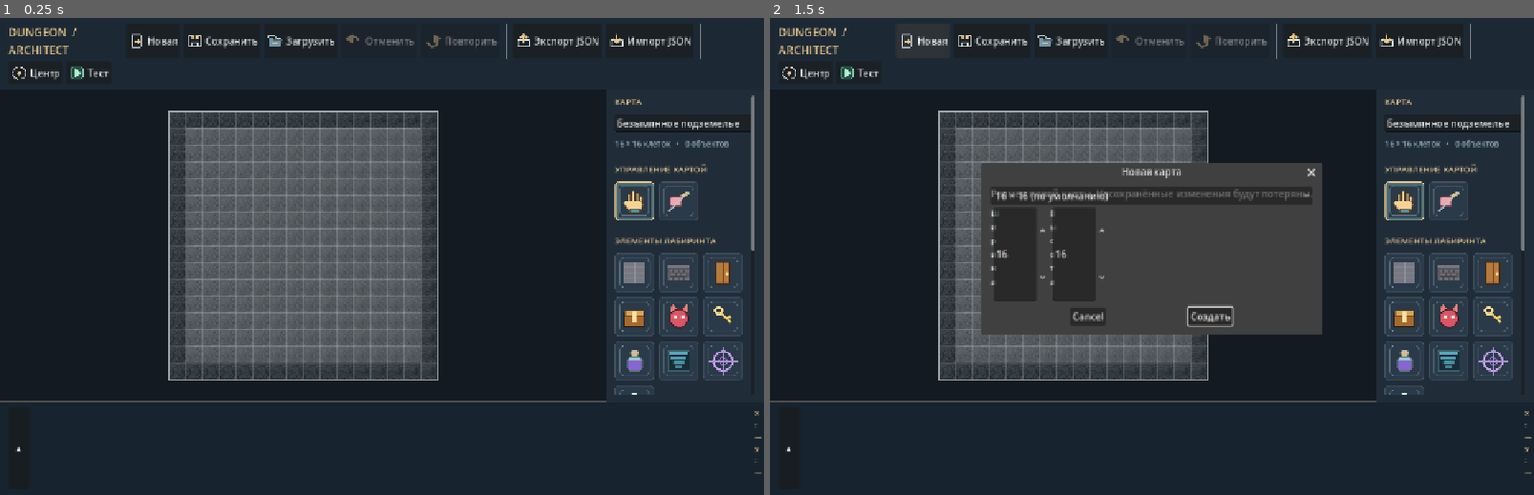
Above: before the commit, frames 1-2 (left to right).
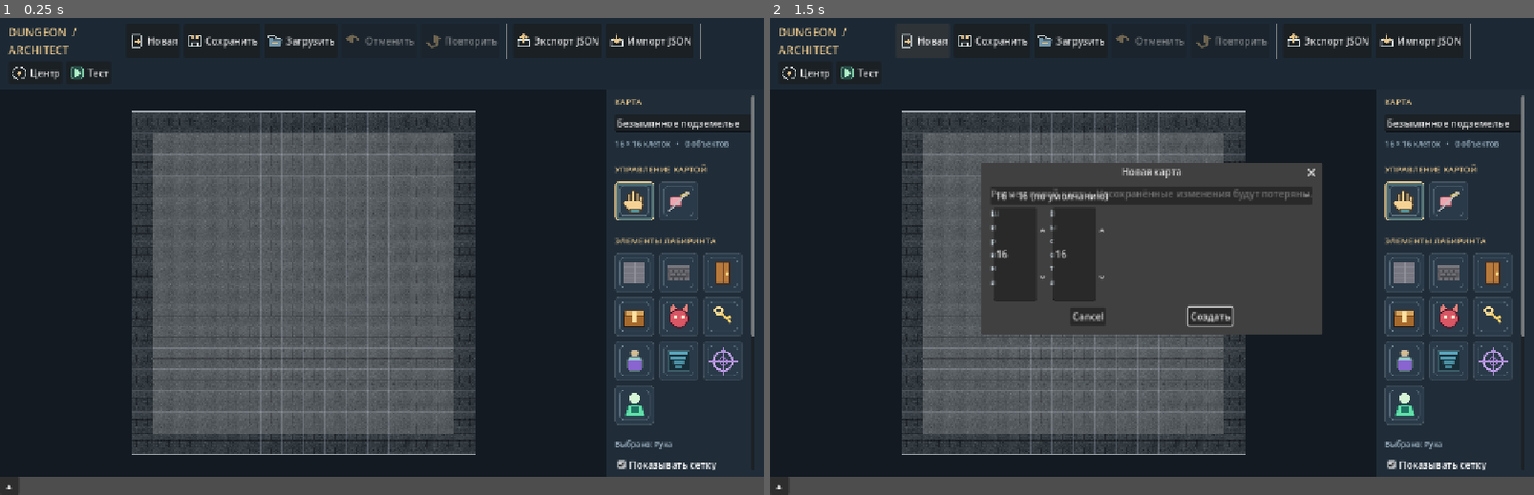
Above: after the commit, the same moments.

Repository: Warpreaktor/Dungeon-Architect
Game: Godot game, scene res://scenes/editor.tscn
Two runs of this game, one before a commit and one after it. Both use one fixed random seed, a clock stepped at 60 frames per second and the inputs below.
Inputs:
- Up to frame 1 (0.25 s): no input
- Up to frame 2 (1.5 s): click "Новая" at 0.5 s; click "Новая" at 1.25 s

The runs differ from the first frame. In frame 1, 21% of the frame differs, in the area x 0-100%, y 19-100%; in frame 2, 17%.

Commit message:
feat: DA-1.06 Улучшена библиотека карт с миниатюрами и добавлена сворачиваемая консоль логов

Diff:
--- a/scripts/editor.gd
+++ b/scripts/editor.gd
@@ -61,7 +61,6 @@
 var _canvas: DungeonCanvas
 var _name_input: LineEdit
 var _last_log_message: String = ""
-var _coords_label: Label
 var _stats_label: Label
 var _selection_label: Label
 var _sidebar_panel: PanelContainer
@@ -177,7 +176,6 @@
 	_canvas.set_anchors_and_offsets_preset(Control.PRESET_FULL_RECT)
 	_canvas.map_edited.connect(_on_canvas_edited)
 	_canvas.edit_action_committed.connect(_on_edit_action_committed)
-	_canvas.hover_changed.connect(_on_hover_changed)
 	_canvas.move_selection_changed.connect(_on_move_selection_changed)
 	_canvas.move_failed.connect(_on_move_failed)
 	canvas_host.add_child(_canvas)
@@ -235,28 +233,19 @@
 	var help := _label("Рука: перемещение одним или двумя пальцами, масштабирование двумя. Двойной тап по объекту — захват …(252 unchanged characters)…
 	sidebar.add_child(help)
 
-	var footer := _panel(Color("#17232e"))
-	root_column.add_child(footer)
-	var footer_column := VBoxContainer.new()
-	footer_column.add_theme_constant_override("separation", 4)
-	footer.add_child(footer_column)
-	var footer_row := HBoxContainer.new()
-	footer_column.add_child(footer_row)
+	# Нижняя консоль полностью скрыта до раскрытия: только небольшая кнопка.
+	var console_row := HBoxContainer.new()
+	root_column.add_child(console_row)
 	_log_toggle = _button("▴", "Развернуть консоль сообщений", _toggle_log_console)
 	_log_toggle.focus_mode = Control.FOCUS_NONE
-	_log_toggle.custom_minimum_size = Vector2(36, 28)
-	footer_row.add_child(_log_toggle)
-	var footer_spacer := Control.new()
-	footer_spacer.size_flags_horizontal = Control.SIZE_EXPAND_FILL
-	footer_row.add_child(footer_spacer)
-	_coords_label = _label("x: —   y: —", 12, Color("#e8c58a"))
-	footer_row.add_child(_coords_label)
+	_log_toggle.custom_minimum_size = Vector2(32, 26)
+	console_row.add_child(_log_toggle)
 	_log_console = RichTextLabel.new()
 	_log_console.custom_minimum_size.y = 145
 	_log_console.scroll_following = true
 	_log_console.selection_enabled = true
 	_log_console.visible = false
-	footer_column.add_child(_log_console)
+	root_column.add_child(_log_console)
 
 
 func _tool_grid() -> GridContainer:
@@ -626,13 +615,6 @@
 		return
 	is_dirty = true
 	_set_status("Изменения не сохранены • Ctrl+S для сохранения")
-
-
-func _on_hover_changed(cell: Vector2i) -> void:
-	if cell.x < 0:
-		_coords_label.text = "x: —   y: —"
-	else:
-		_coords_label.text = "x: %d   y: %d" % [cell.x, cell.y]
 
 
 func _set_status(message: String) -> void:
